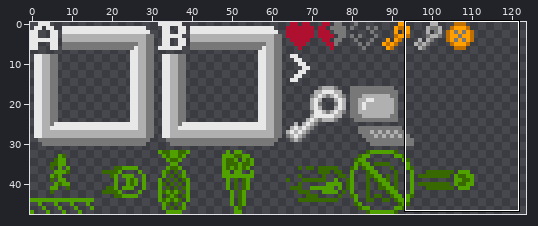
File history of a sprite sheet, Content/menu.png. Above, an overview of the earlier version with the close-up marked.
Close-up. First the earlier version:
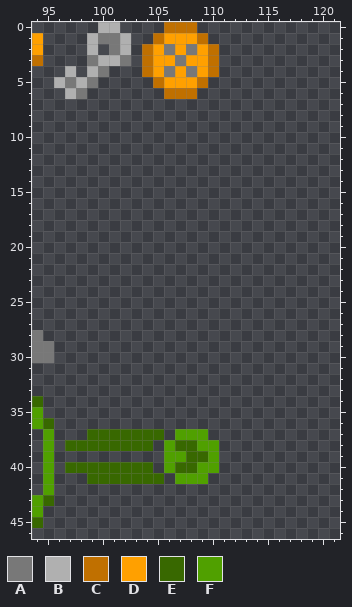
The file is 256x96 pixels, drawn in blocks of 2x2; one block is one cell here. Shown: x 94..121, y 0..46. The wide view leaves out empty margins.
Palette (. is transparent): A #787878  B #b0b0b0  C #c07000  D #ffa000  E #386800  F #50a000
Pixels before, first column x 94:
 0 ......BB....CCC..
 1 D....BAAB..CDDDC.
 2 D....B.AB.CDADADC
 3 C....ABBA.CDDADDC
 4 ...B.BA...CDADADC
 5 ..BABA.....CDDDC.
 6 ...BA.......CCC..
 7 .................
 8 .................
 9 .................
10 .................
11 .................
12 .................
13 .................
14 .................
15 .................
16 .................
17 .................
18 .................
19 .................
20 .................
21 .................
22 .................
23 .................
24 .................
25 .................
26 .................
27 .................
28 A................
29 AA...............
30 AA...............
31 .................
32 .................
33 .................
34 E................
35 F................
36 FE...............
37 .F...EEEEEEE.FFF.
38 .F.EEEEEEEE.FEEFF
39 .F..........FFEEF
40 .F.EEEEEEEE.FEEFF
41 .F...EEEEEEE.FFF.
42 .F...............
43 FE...............
44 F................
45 E................
Now the later version:
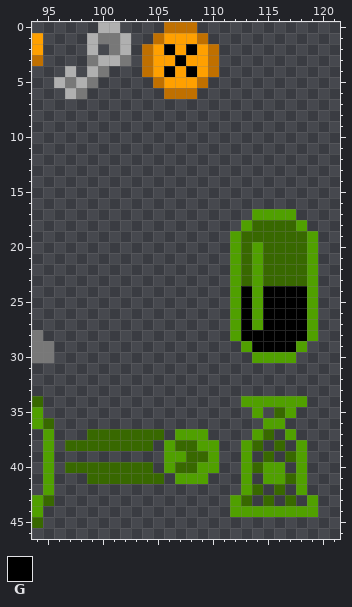
Colours new in this view: G #000000
The edit:
Changed rows in their new state; - is an unchanged pixel.
first column x 106:
 2 G-G
 3 -G-
 4 G-G
first column x 112:
17 --FFFF--
18 -FEEEEF-
19 FEEEEEEF
20 FEFEEEEF
21 FEFEEEEF
22 FEFEEEEF
23 FEFEEEEF
24 FGFGGGGF
25 FGFGGGGF
26 FGFGGGGF
27 FGFGGGGF
28 FGGGGGGF
29 -FGGGGF-
30 --FFFF--
first column x 112:
34 -FFFFFF-
35 --F-EF--
36 ---FF---
37 --FE-F--
38 -FE-E-F-
39 -F-E-EF-
40 -FEFF-F-
41 -F-FFEF-
42 -FE-E-F-
43 FE-E-E-F
44 FFFFFFFF
